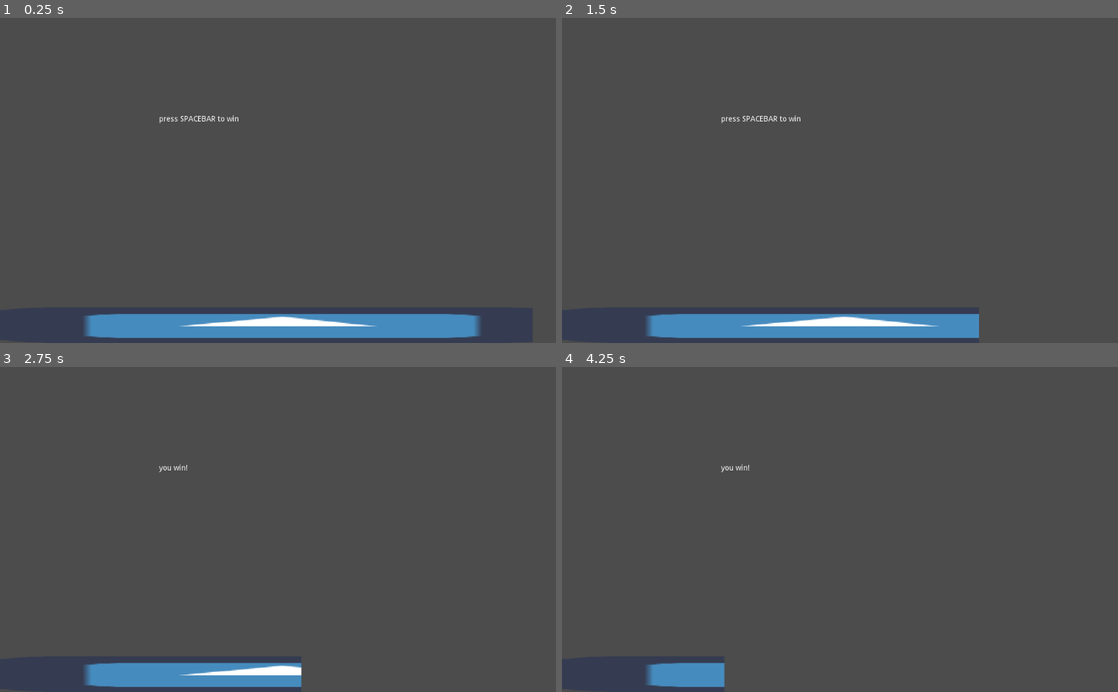
Above: before the commit, frames 1-4 (two rows, left to right).
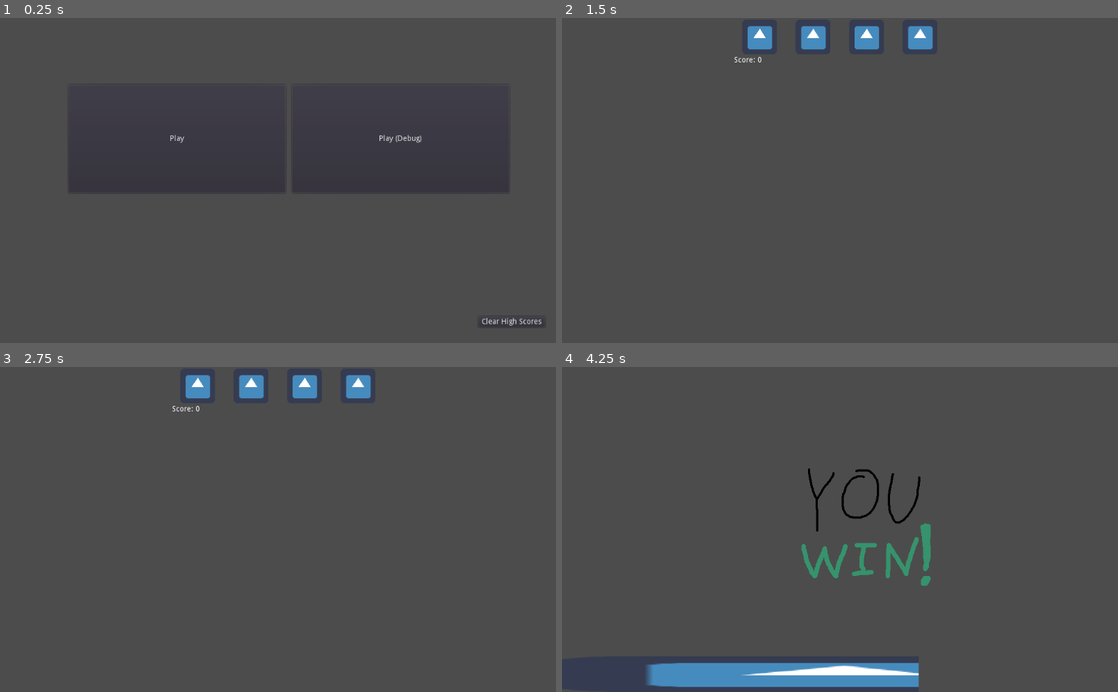
Above: after the commit, the same moments.

Repository: NEW-CYLANDIA/little-warioware
Game: Godot game, scene res://scenes/Menu.tscn
Two runs of this game, one before a commit and one after it. Both use one fixed random seed, a clock stepped at 60 frames per second and the inputs below. Before the commit the project starts from res://microgames/PressKey.tscn. The engine's default icon, where the game draws it, is replaced by a stand-in: a white triangle on a blue panel in a dark square. Sound files missing from this copy of the repository are replaced by a short silence.
Inputs (mouse positions are in pixels of both pictures, inside the frame that each line leads up to):
- Up to frame 1 (0.25 s): no input
- Up to frame 2 (1.5 s): click (1073, 323) at 0.5 s, where only the run after the commit has a clickable "Clear High Scores"; click (739, 138) at 1.25 s, where only the run after the commit has a clickable "Play"
- Up to frame 3 (2.75 s): tap Space (ui_select) at 2, 2.27, 2.3, 2.57 s; hold Z (action, bound only after the commit) from 2.03 s (still down)
- Up to frame 4 (4.25 s): release Z (action, bound only after the commit) at 2.78 s; tap Space (ui_select) at 2.85, 3.02, 3.32, 3.8 s; tap Z (action, bound only after the commit) at 3.05 s; hold Z (action, bound only after the commit) from 3.53 s (still down)

The runs differ from the first frame. In frame 1, 5.8% of the frame differs, in the area x 14-98%, y 29-99%; in frame 2, 5.9%, in the area x 15-75%, y 2-99%; in frame 3, 4.3%; in frame 4, 4.1%.

Commit message:
basic gameplay logic w/ one functional microgame!

Diff:
--- a/microgames/DontPressKey.tscn
+++ /dev/null
@@ -1,17 +0,0 @@
-[gd_scene load_steps=3 format=2]
-
-[ext_resource path="res://microgames/PressKey.gd" type="Script" id=1]
-[ext_resource path="res://scenes/Microgame.tscn" type="PackedScene" id=2]
-
-[node name="DontPressKey" instance=ExtResource( 2 )]
-script = ExtResource( 1 )
-microgame_name = "Don't Press Spacebar"
-hint_verb = "Wait!"
-win_by_default = true
-
-[node name="RichTextLabel" type="RichTextLabel" parent="." index="0"]
-margin_left = 293.0
-margin_top = 180.0
-margin_right = 627.0
-margin_bottom = 369.0
-text = "press NOTHING to win"
--- a/microgames/PressKey.gd
+++ b/microgames/PressKey.gd
@@ -1,12 +1,40 @@
 extends Microgame
+# A simple example microgame - press the key to win!
+# ...or maybe not - it gets tricky on harder levels!
+
+
+onready var press_sprite : AnimatedSprite = $Instructions/AnimatedSprite
+
+var velocity : Vector2
+
+
+func _ready():
+	randomize()
+	velocity = Vector2(rand_range(-1,1), rand_range(-1,1)) * 500
+
+	# if difficulty medium or hard, chance to flip win condition
+	if session.level > Global.difficulty.EASY and randf() > 0.4:
+		win_by_default = true
+		is_success = true
+		press_sprite.animation = "dont_press"
+
+
+func _physics_process(delta):
+	# on hard difficulty, move instructions randomly
+	if session.level == Global.difficulty.HARD:
+		var collision = $Instructions.move_and_collide(velocity * delta)
+
+		if collision:
+			velocity = velocity.bounce(collision.normal)
 
 
 func _input(event):
-	if event.is_action_pressed("ui_select"):
+	if event.is_action_pressed("action"):
 		if win_by_default:
 			is_success = false
-			$RichTextLabel.text = "you lost :("
+			press_sprite.animation = "lose"
+			$LoseSFX.play()
 		else:
-			if not is_success:
-				is_success = true
-				$RichTextLabel.text = "you win!"
+			is_success = true
+			press_sprite.animation = "win"
+			$WinSFX.play()
--- a/microgames/PressKey.tscn
+++ b/microgames/PressKey.tscn
@@ -1,16 +1,122 @@
-[gd_scene load_steps=3 format=2]
+[gd_scene load_steps=17 format=2]
 
 [ext_resource path="res://microgames/PressKey.gd" type="Script" id=1]
 [ext_resource path="res://scenes/Microgame.tscn" type="PackedScene" id=2]
+[ext_resource path="res://microgames/PressKeySpritesheet.png" type="Texture" id=3]
+[ext_resource path="res://microgames/Y2Mate.is - Children Yay!   Sound Effect-attUrDwfdr8-128k-1655510583103.wav" type="AudioStream" id=4]
+[ext_resource path="res://microgames/Y2Mate.is - Kids Booing (Sound Effect)-cpGLDPbFT-c-128k-1655078038574.wav" type="AudioStream" id=5]
+[ext_resource path="res://microgames/elevator-music-lofi-version-30s-10822.mp3" type="AudioStream" id=6]
+
+[sub_resource type="RectangleShape2D" id=8]
+extents = Vector2( 510, 10 )
+
+[sub_resource type="RectangleShape2D" id=9]
+extents = Vector2( 10, 400 )
+
+[sub_resource type="AtlasTexture" id=1]
+flags = 4
+atlas = ExtResource( 3 )
+region = Rect2( 0, 0, 256, 256 )
+
+[sub_resource type="AtlasTexture" id=2]
+flags = 4
+atlas = ExtResource( 3 )
+region = Rect2( 256, 0, 256, 256 )
+
+[sub_resource type="AtlasTexture" id=3]
+flags = 4
+atlas = ExtResource( 3 )
+region = Rect2( 1024, 0, 256, 256 )
+
+[sub_resource type="AtlasTexture" id=4]
+flags = 4
+atlas = ExtResource( 3 )
+region = Rect2( 1280, 0, 256, 256 )
+
+[sub_resource type="AtlasTexture" id=5]
+flags = 4
+atlas = ExtResource( 3 )
+region = Rect2( 512, 0, 256, 256 )
+
+[sub_resource type="AtlasTexture" id=6]
+flags = 4
+atlas = ExtResource( 3 )
+region = Rect2( 768, 0, 256, 256 )
+
+[sub_resource type="SpriteFrames" id=7]
+animations = [ {
+"frames": [ SubResource( 1 ) ],
+"loop": true,
+"name": "default",
+"speed": 5.0
+}, {
+"frames": [ SubResource( 2 ) ],
+"loop": true,
+"name": "dont_press",
+"speed": 5.0
+}, {
+"frames": [ SubResource( 3 ), SubResource( 4 ) ],
+"loop": true,
+"name": "lose",
+"speed": 5.0
+}, {
+"frames": [ SubResource( 5 ), SubResource( 6 ) ],
+"loop": true,
+"name": "win",
+"speed": 5.0
+} ]
+
+[sub_resource type="RectangleShape2D" id=10]
+extents = Vector2( 100, 100 )
 
 [node name="PressKey" instance=ExtResource( 2 )]
 script = ExtResource( 1 )
 microgame_name = "Press Spacebar"
 hint_verb = "Press!"
 
-[node name="RichTextLabel" type="RichTextLabel" parent="." index="0"]
-margin_left = 293.0
-margin_top = 180.0
-margin_right = 627.0
-margin_bottom = 369.0
-text = "press SPACEBAR to win"
+[node name="Area2D" type="StaticBody2D" parent="." index="0"]
+
+[node name="CollisionShape2D" type="CollisionShape2D" parent="Area2D" index="0"]
+position = Vector2( 507, -1 )
+shape = SubResource( 8 )
+
+[node name="Area2D2" type="StaticBody2D" parent="." index="1"]
+position = Vector2( 0, 609 )
+
+[node name="CollisionShape2D" type="CollisionShape2D" parent="Area2D2" index="0"]
+position = Vector2( 510, 0 )
+shape = SubResource( 8 )
+
+[node name="Area2D3" type="StaticBody2D" parent="." index="2"]
+position = Vector2( -4, 284 )
+
+[node name="CollisionShape2D" type="CollisionShape2D" parent="Area2D3" index="0"]
+position = Vector2( 1, -1 )
+shape = SubResource( 9 )
+
+[node name="Area2D4" type="StaticBody2D" parent="." index="3"]
+position = Vector2( 1021, 272 )
+
+[node name="CollisionShape2D" type="CollisionShape2D" parent="Area2D4" index="0"]
+position = Vector2( 1, -1 )
+shape = SubResource( 9 )
+
+[node name="Instructions" type="KinematicBody2D" parent="." index="4"]
+position = Vector2( 558, 290 )
+
+[node name="AnimatedSprite" type="AnimatedSprite" parent="Instructions" index="0"]
+frames = SubResource( 7 )
+playing = true
+
+[node name="CollisionShape2D" type="CollisionShape2D" parent="Instructions" index="1"]
+shape = SubResource( 10 )
+
+[node name="WinSFX" type="AudioStreamPlayer2D" parent="." index="5"]
+stream = ExtResource( 4 )
+
+[node name="LoseSFX" type="AudioStreamPlayer2D" parent="." index="6"]
+stream = ExtResource( 5 )
+
+[node name="Music" type="AudioStreamPlayer2D" parent="." index="7"]
+stream = ExtResource( 6 )
+autoplay = true
--- a/project.godot
+++ b/project.godot
@@ -13,25 +13,39 @@
 "class": "Microgame",
 "language": "GDScript",
 "path": "res://scripts/Microgame.gd"
+}, {
+"base": "Node",
+"class": "Session",
+"language": "GDScript",
+"path": "res://scripts/Session.gd"
 } ]
 _global_script_class_icons={
-"Microgame": ""
+"Microgame": "",
+"Session": ""
 }
 
 [application]
 
 config/name="Little Warioware"
-run/main_scene="res://microgames/PressKey.tscn"
+run/main_scene="res://scenes/Menu.tscn"
 config/icon="res://icon.png"
 
 [autoload]
 
-Session="*res://scripts/Session.gd"
-Firebase="*res://addons/godot-firebase/firebase/firebase.tscn"
+Global="*res://scripts/Global.gd"
+Utility="*res://scripts/Utility.gd"
 
 [editor_plugins]
 
 enabled=PoolStringArray(  )
+
+[input]
+
+action={
+"deadzone": 0.5,
+"events": [ Object(InputEventKey,"resource_local_to_scene":false,"resource_name":"","device":0,"alt":false,"shift":false,"control":false,"meta":false,"command":false,"pressed":false,"scancode":0,"physical_scancode":90,"unicode":0,"echo":false,"script":null)
+ ]
+}
 
 [physics]
 
--- a/scenes/Intermission.tscn
+++ b/scenes/Intermission.tscn
@@ -1,8 +1,65 @@
-[gd_scene load_steps=4 format=2]
+[gd_scene load_steps=18 format=2]
 
 [ext_resource path="res://scripts/Life.gd" type="Script" id=1]
 [ext_resource path="res://scripts/Intermission.gd" type="Script" id=2]
 [ext_resource path="res://icon.png" type="Texture" id=3]
+[ext_resource path="res://assets/speed_up_spritesheet.png" type="Texture" id=4]
+[ext_resource path="res://assets/level_up_spritesheet.png" type="Texture" id=5]
+[ext_resource path="res://assets/game_over_spritesheet.png" type="Texture" id=6]
+[ext_resource path="res://assets/tada-fanfare-a-6313.wav" type="AudioStream" id=7]
+[ext_resource path="res://assets/failfare-86009.wav" type="AudioStream" id=8]
+[ext_resource path="res://assets/tat-tat-92592.wav" type="AudioStream" id=9]
+
+[sub_resource type="AtlasTexture" id=1]
+flags = 4
+atlas = ExtResource( 5 )
+region = Rect2( 0, 0, 512, 128 )
+
+[sub_resource type="AtlasTexture" id=2]
+flags = 4
+atlas = ExtResource( 5 )
+region = Rect2( 512, 0, 512, 128 )
+
+[sub_resource type="AtlasTexture" id=3]
+flags = 4
+atlas = ExtResource( 4 )
+region = Rect2( 0, 0, 512, 128 )
+
+[sub_resource type="AtlasTexture" id=4]
+flags = 4
+atlas = ExtResource( 4 )
+region = Rect2( 512, 0, 512, 128 )
+
+[sub_resource type="SpriteFrames" id=5]
+animations = [ {
+"frames": [ SubResource( 1 ), SubResource( 2 ) ],
+"loop": true,
+"name": "level_up",
+"speed": 5.0
+}, {
+"frames": [ SubResource( 3 ), SubResource( 4 ) ],
+"loop": true,
+"name": "speed_up",
+"speed": 5.0
+} ]
+
+[sub_resource type="AtlasTexture" id=6]
+flags = 4
+atlas = ExtResource( 6 )
+region = Rect2( 0, 0, 512, 256 )
+
+[sub_resource type="AtlasTexture" id=7]
+flags = 4
+atlas = ExtResource( 6 )
+region = Rect2( 512, 0, 512, 256 )
+
+[sub_resource type="SpriteFrames" id=8]
+animations = [ {
+"frames": [ SubResource( 6 ), SubResource( 7 ) ],
+"loop": true,
+"name": "default",
+"speed": 5.0
+} ]
 
 [node name="Intermission" type="Control"]
 anchor_right = 1.0
@@ -84,11 +141,37 @@
 margin_bottom = 600.0
 size_flags_horizontal = 3
 size_flags_vertical = 3
-text = "000"
+text = "Score: 000"
 
 [node name="Timer" type="Timer" parent="."]
 wait_time = 1.5
 one_shot = true
-autostart = true
+
+[node name="StatusUp" type="AnimatedSprite" parent="."]
+visible = false
+position = Vector2( 528, 248 )
+frames = SubResource( 5 )
+animation = "level_up"
+playing = true
+
+[node name="GameOver" type="AnimatedSprite" parent="."]
+visible = false
+position = Vector2( 518, 279 )
+frames = SubResource( 8 )
+frame = 1
+speed_scale = 0.5
+playing = true
+
+[node name="SuccessSFX" type="AudioStreamPlayer2D" parent="."]
+position = Vector2( 518, 279 )
+stream = ExtResource( 7 )
+
+[node name="StartSFX" type="AudioStreamPlayer2D" parent="."]
+position = Vector2( 518, 279 )
+stream = ExtResource( 9 )
+
+[node name="FailureSFX" type="AudioStreamPlayer2D" parent="."]
+position = Vector2( 518, 279 )
+stream = ExtResource( 8 )
 
 [connection signal="timeout" from="Timer" to="." method="_on_Timer_timeout"]
--- a/scenes/Menu.tscn
+++ b/scenes/Menu.tscn
@@ -7,15 +7,43 @@
 anchor_bottom = 1.0
 script = ExtResource( 1 )
 
-[node name="Button" type="Button" parent="."]
+[node name="HSplitContainer" type="HSplitContainer" parent="."]
 anchor_left = 0.5
 anchor_top = 0.5
 anchor_right = 0.5
 anchor_bottom = 0.5
-margin_left = -128.5
-margin_top = -60.5
-margin_right = 128.5
-margin_bottom = 60.5
+margin_left = -386.0
+margin_top = -177.0
+margin_right = 426.0
+margin_bottom = 23.0
+
+[node name="Button" type="Button" parent="HSplitContainer"]
+margin_right = 400.0
+margin_bottom = 200.0
+rect_min_size = Vector2( 400, 0 )
 text = "Play"
 
-[connection signal="pressed" from="Button" to="." method="_on_Button_pressed"]
+[node name="Button2" type="Button" parent="HSplitContainer"]
+margin_left = 412.0
+margin_right = 812.0
+margin_bottom = 200.0
+rect_min_size = Vector2( 400, 0 )
+text = "Play (Debug)"
+
+[node name="RichTextLabel" type="RichTextLabel" parent="."]
+margin_left = 427.0
+margin_top = 388.0
+margin_right = 627.0
+margin_bottom = 588.0
+text = "High Score: 000"
+
+[node name="Button3" type="Button" parent="."]
+margin_left = 881.0
+margin_top = 551.0
+margin_right = 1004.0
+margin_bottom = 571.0
+rect_min_size = Vector2( 100, 0 )
+text = "Clear High Scores"
+
+[connection signal="pressed" from="HSplitContainer/Button" to="." method="_on_Button_pressed" binds= [ "standard" ]]
+[connection signal="pressed" from="HSplitContainer/Button2" to="." method="_on_Button_pressed" binds= [ "debug" ]]
--- a/scenes/MicrogameTimer.tscn
+++ b/scenes/MicrogameTimer.tscn
@@ -4,7 +4,7 @@
 [ext_resource path="res://scripts/MicrogameTimer.gd" type="Script" id=2]
 
 [node name="Timer" type="Timer"]
-wait_time = 6.0
+wait_time = 4.0
 one_shot = true
 autostart = true
 script = ExtResource( 2 )
--- /dev/null
+++ b/scripts/Global.gd
@@ -0,0 +1,74 @@
+extends Node
+# Manages game state and stores metadata
+# about current session and high scores
+
+
+signal high_scores_cleared
+
+enum difficulty { EASY = 1, MEDIUM = 2, HARD = 3 }
+
+var timer_scene : PackedScene = preload("res://scenes/MicrogameTimer.tscn")
+
+var modes = {
+	"standard": {
+		"starting_lives": 4,
+		"starting_level": difficulty.EASY,
+		"starting_speed": 1,
+		"level_up_interval": 10,
+		"speed_up_interval": 3,
+	},
+	"debug": {
+		"starting_lives": 1,
+		"starting_level": difficulty.EASY,
+		"starting_speed": 1,
+		"level_up_interval": 3,
+		"speed_up_interval": 1,
+	},
+}
+
+var high_scores : Dictionary
+
+var current_session : Session
+
+
+func _ready():
+	load_scores()
+
+
+func start_new_session(mode_name):
+	current_session = Session.new(mode_name)
+
+	return current_session
+
+
+func load_scores():
+	var file = File.new()
+	if file.file_exists("user://save_score.dat"):
+		file.open("user://save_score.dat", File.READ)
+		high_scores = file.get_var()
+		file.close()
+
+
+func save_scores():
+	var file = File.new()
+	file.open("user://save_score.dat", File.WRITE)
+	file.store_var(Global.high_scores, true)
+	file.close()
+
+
+func _clear_scores():
+	Global.high_scores = {}
+	save_scores()
+
+	emit_signal("high_scores_cleared")
+
+
+func _end_session():
+	if !high_scores.has(current_session.mode):
+		high_scores[current_session.mode] = 0
+
+	if current_session.score > high_scores[current_session.mode]:
+		high_scores[current_session.mode] = current_session.score
+
+	save_scores()
+	current_session.queue_free()
--- a/scripts/Intermission.gd
+++ b/scripts/Intermission.gd
@@ -1,12 +1,75 @@
 extends Control
+# Transition screen between microgames
+# Displays current lives remaining, score,
+# and increases in speed/difficulty
+
+
+signal increment_modifier(type)
+signal end_session()
+
+var session : Session = Global.current_session
 
 
 func _ready():
-	$ScoreDisplay.text = Session.score as String
+	# warning-ignore:return_value_discarded
+	connect("increment_modifier", session, "_increment_modifier")
+	# warning-ignore:return_value_discarded
+	connect("end_session", Global, "_end_session")
+
+	$ScoreDisplay.text = "Score: " + session.score as String
+
+	# TODO move into Session
+	if session.lives == 0:
+		Engine.time_scale = 1
+		$Timer.wait_time = 5
+		$GameOver.visible = true
+		$Timer.start()
+		$FailureSFX.play()
+		return
+
+	$SuccessSFX.pitch_scale = session.speed
+	$FailureSFX.pitch_scale = session.speed
+	$StartSFX.pitch_scale = session.speed
+
+	# warning-ignore:return_value_discarded
+	$SuccessSFX.connect("finished", self, "_start_timer")
+	# warning-ignore:return_value_discarded
+	$FailureSFX.connect("finished", self, "_start_timer")
+
+	if session.score > 0:
+		if session.last_success:
+			$SuccessSFX.play()
+		else:
+			$FailureSFX.play()
+	else:
+		_start_timer()
 
 
-func get_random_microgame():
-	return Session.microgame_scenes[rand_range(0, Session.microgame_scenes.size())]
+func _start_timer():
+	$StartSFX.play()
+	$Timer.start()
+
+	# TODO move into Session
+	if session.score > 0:
+		if session.score % session.level_up_interval == 0:
+			show_modifier_update("level_up")
+			emit_signal("increment_modifier", "level_up")
+		elif session.score % session.speed_up_interval == 0:
+			show_modifier_update("speed_up")
+			emit_signal("increment_modifier", "speed_up")
+
 
 func _on_Timer_timeout():
-	get_tree().change_scene(get_random_microgame())
+	if session.lives > 0:
+		# warning-ignore:return_value_discarded
+		get_tree().change_scene(session.get_random_microgame())
+	else:
+		emit_signal("end_session")
+		# warning-ignore:return_value_discarded
+		get_tree().change_scene("res://scenes/Menu.tscn")
+
+
+func show_modifier_update(type):
+	$StatusUp.animation = type
+	$StatusUp.visible = true
+	$Timer.wait_time *= 2
--- a/scripts/Life.gd
+++ b/scripts/Life.gd
@@ -4,5 +4,5 @@
 
 
 func _ready():
-	if Session.lives < index + 1:
+	if Global.current_session.lives < index + 1:
 		modulate.v = 0.1
--- a/scripts/Menu.gd
+++ b/scripts/Menu.gd
@@ -1,5 +1,24 @@
 extends Control
+# Main menu
 
 
-func _on_Button_pressed():
-    get_tree().change_scene("res://scenes/Intermission.tscn")
+func _ready():
+	# warning-ignore:return_value_discarded
+	$Button3.connect("pressed", Global, "_clear_scores")
+	# warning-ignore:return_value_discarded
+	Global.connect("high_scores_cleared", self, "update_high_score_text")
+
+	update_high_score_text()
+
+
+func _on_Button_pressed(mode_name):
+	Global.start_new_session(mode_name)
+	# warning-ignore:return_value_discarded
+	get_tree().change_scene("res://scenes/Intermission.tscn")
+
+
+func update_high_score_text():
+	$RichTextLabel.text = ""
+
+	for mode in Global.high_scores.keys():
+		$RichTextLabel.text += "\nHigh Score (" + mode + "): " + Global.high_scores[mode] as String
--- a/scripts/Microgame.gd
+++ b/scripts/Microgame.gd
@@ -1,29 +1,61 @@
 class_name Microgame
 extends Node
+# Base class for creating a microgame
+# Custom microgames should extend this
 
+
+# Emitted when timer finishes
+# Reports player success or failure back to current session so score/lives can be updated accordingly
 signal report_result(is_success)
 
-export (String) var microgame_name
-export (String) var hint_verb
-export (bool) var win_by_default = false
+# Full title of microgame
+export (String) var microgame_name : String
 
-var is_success = false
-var timer_scene = preload("res://scenes/MicrogameTimer.tscn")
-var timer
+# Short hint string to display when microgame starts
+# Can be modified per play (e.g. different for higher difficulty levels)
+export (String) var hint_verb : String
+
+# Default success state for microgame
+# Use "is_success" to update player's current success state
+export (bool) var win_by_default : bool = false
+
+# Set _true_ to report a win on microgame complete or _false_ to report a loss
+var is_success : bool = false
+
+# Reference to countdown timer before microgame ends
+var timer : Timer
+
+# Reference to current session
+var session : Session = Global.current_session
 
 
 func _ready():
-	timer = timer_scene.instance()
-	timer.connect("timeout", self, "_on_Timer_timeout")
+	# if playing microgame in isolation, create a temporary session
+	if !session:
+		session = Global.start_new_session("debug")
 
-	connect("report_result", Session, "_on_result_reported")
-
+	# set default success state
 	is_success = win_by_default
 
+	# create timer, connect signals
+	timer = Global.timer_scene.instance()
+	# warning-ignore:return_value_discarded
+	timer.connect("timeout", self, "_on_Timer_timeout")
+	# warning-ignore:return_value_discarded
+	connect("report_result", session, "_on_result_reported")
 	add_child(timer)
+
+	var audio_nodes : Array
+
+	Utility.find_by_class(self, "AudioStreamPlayer2D", audio_nodes)
+
+	for audio_player in audio_nodes:
+		audio_player.pitch_scale = session.speed
 
 
 func _on_Timer_timeout():
+	# Let session know the microgame is over
 	emit_signal("report_result", is_success)
 
+	# warning-ignore:return_value_discarded
 	get_tree().change_scene("res://scenes/Intermission.tscn")
--- a/scripts/Session.gd
+++ b/scripts/Session.gd
@@ -1,20 +1,54 @@
+class_name Session
 extends Node
-
-var lives = 4
-var score = 0
-
-var microgame_scenes : Array
+# A new Session is created upon starting a "round" of play
+# Contains logic for tracking lives, score, etc
 
 
-func _ready():
-	get_microgame_scenes()
+# An array of microgames to use this session
+var microgame_scenes : Array setget protectedSet
+
+# Mode selected for this session - used to track high scores
+var mode : String setget protectedSet
+
+# Player lives remaining this session
+var lives : int setget protectedSet
+
+# Microgames survived this session
+var score : int setget protectedSet
+
+# Current difficulty level this session
+var level : int setget protectedSet
+
+# Current speed this session
+var speed : float setget protectedSet
+
+# Speed will increase when score == a multiple of this number
+var speed_up_interval : int setget protectedSet
+
+# Level will increase when score == a multiple of this number
+var level_up_interval : int setget protectedSet
+
+# Result of last completed microgame
+var last_success : bool setget protectedSet
 
 
-func _on_result_reported(is_success):
-	if is_success:
-		score += 1
-	else:
-		lives -= 1
+# Restricts microgames from directly modifying player lives/score/etc
+func protectedSet(_param):
+	print("This value is read-only!")
+
+
+func _init(mode_name):
+	var mode_metadata = Global.modes[mode_name]
+
+	mode = mode_name
+	lives = mode_metadata.starting_lives
+	level = mode_metadata.starting_level
+	speed = mode_metadata.starting_speed
+	speed_up_interval = mode_metadata.speed_up_interval
+	level_up_interval = mode_metadata.level_up_interval
+	score = 0
+
+	get_microgame_scenes()
 
 
 func get_microgame_scenes():
@@ -32,6 +66,26 @@
 	dir.list_dir_end()
 
 
-func reset():
-	lives = 4
-	score = 0
+func get_random_microgame():
+	return microgame_scenes[rand_range(0, microgame_scenes.size())]
+
+
+func _on_result_reported(is_success):
+	# always increase "score" count, even if failed
+	score += 1
+
+	if !is_success:
+		lives -= 1
+
+	last_success = is_success
+
+
+func _increment_modifier(type):
+	if type == "speed_up":
+		speed += 0.2
+		Engine.time_scale = speed
+	if type == "level_up":
+		if level == Global.difficulty.EASY:
+			level = Global.difficulty.MEDIUM
+		elif level == Global.difficulty.MEDIUM:
+			level = Global.difficulty.HARD
--- /dev/null
+++ b/scripts/Utility.gd
@@ -0,0 +1,9 @@
+extends Node
+# Common helper functions
+
+
+func find_by_class(node : Node, className : String, result : Array) -> void:
+	if node.is_class(className) :
+		result.push_back(node)
+	for child in node.get_children():
+		find_by_class(child, className, result)
Not shown, added: assets/failfare-86009.wav.import
Binary file added: assets/game_over_spritesheet.png
Not shown, added: assets/game_over_spritesheet.png.import
Binary file added: assets/level_up_spritesheet.png
Not shown, added: assets/level_up_spritesheet.png.import
Binary file added: assets/speed_up_spritesheet.png
Not shown, added: assets/speed_up_spritesheet.png.import
Not shown, added: assets/tada-fanfare-a-6313.wav.import
Not shown, added: assets/tat-tat-92592.wav.import
Binary file added: microgames/PressKeySpritesheet.png
Not shown, added: microgames/PressKeySpritesheet.png.import
Not shown, added: microgames/Y2Mate.is - Children Yay! Sound Effect-attUrDwfdr8-128k-1655510583103.wav.import
(and 8 more such lines)
